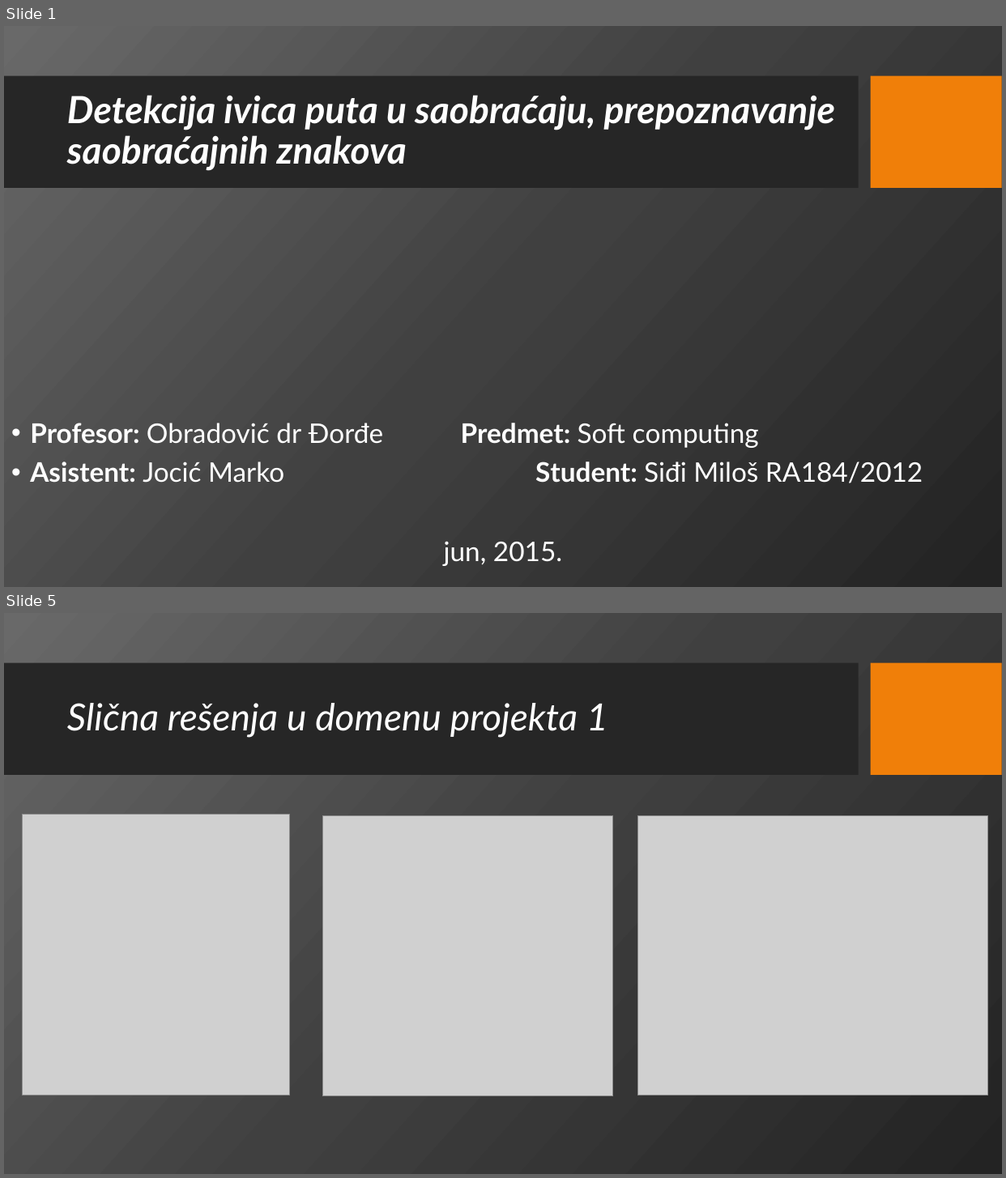
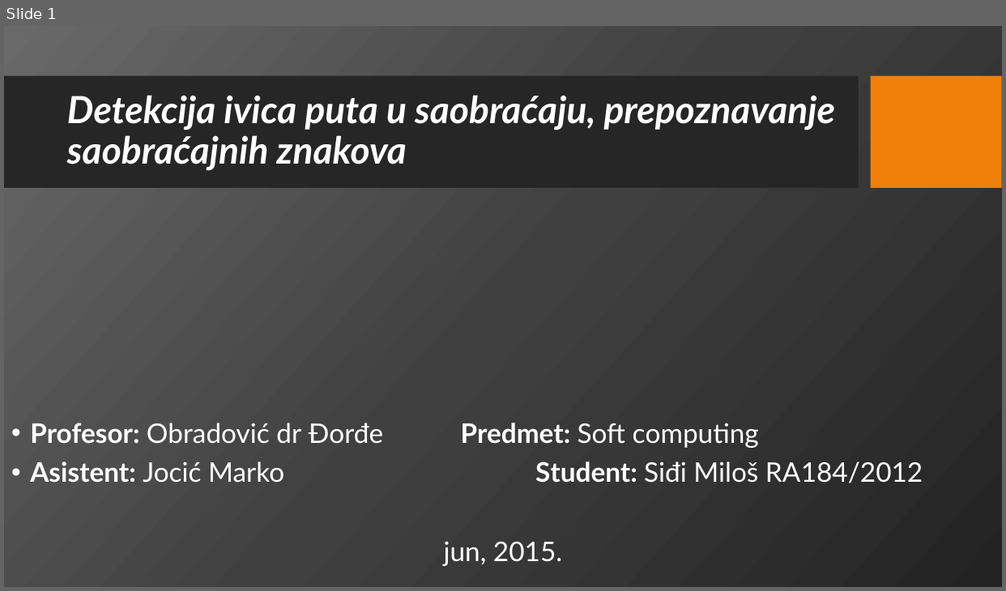
Before and after one commit to msidji/MilosSidji_SoftComputing, a slide deck: Python/Sidji-Prezentacija2.pptx. Shown one above the other, each under a label of ours: slides 1 and 5 before the commit, slide 1 after it; the slides between them are not shown. The pictures are 1006x1178 and 1006x591 pixels, drawn with LibreOffice and Linux fonts; fonts in the diff are those of the drawing; grey boxes stand for pictures; background and template pictures are left out. Boxes give left, top, right and bottom in pixels: in the first picture for what was removed or moved away, otherwise in the second. Text is boxed around its words. In the diff, an @@ line names an element or a change of style, - is before the commit and + after.

```diff
--- a/Python/Sidji-Prezentacija2.pptx
+++ b/Python/Sidji-Prezentacija2.pptx
@@ slide 5 removed at bbox=[4, 613, 1002, 1174], background picture (left out); not listed: 2 template elements that a slide beside it also shows @@
@@ title removed at bbox=[67, 703, 608, 738] @@
-Slična rešenja u domenu projekta 1
@@ picture removed at bbox=[23, 815, 290, 1095] @@
@@ picture removed at bbox=[323, 815, 613, 1097] @@
@@ picture removed at bbox=[637, 815, 987, 1095] @@
```
Also in this commit, not shown: 17 slides added, 7 other slides removed, 8 other files.
